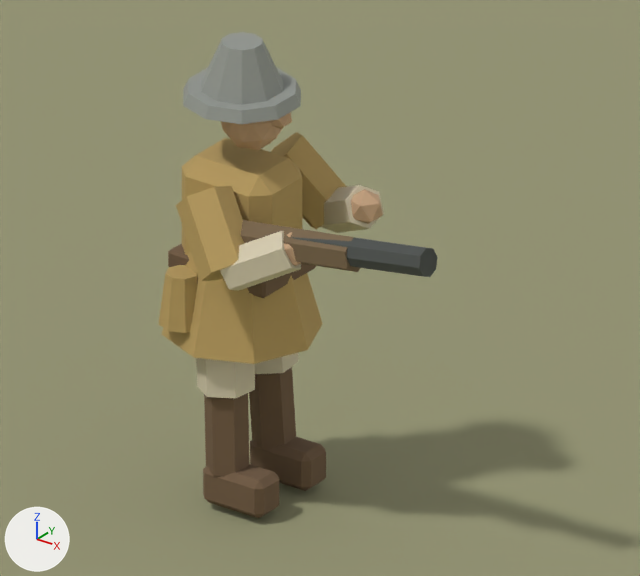
The Blender file tools/art/blender/source/infantry_handgun.blend as it was, and as the next commit left it.
Rendered twice from the file's camera 'Preview_camera'. Arrows for +X, +Y and +Z are at lower left; the lights stay in place. The picture after the commit comes second.

Objects in the first picture: 'Infantry_boot', 'Infantry_boot.001', 'Infantry_foot', 'Infantry_foot.001', 'Infantry_gun_barrel', 'Infantry_helmet', 'Infantry_helmet_brim', 'Infantry_skirt', 'Infantry_sleeve', 'Infantry_sleeve.001', 'Infantry_tunic', 'Preview_ground' and 11 more.
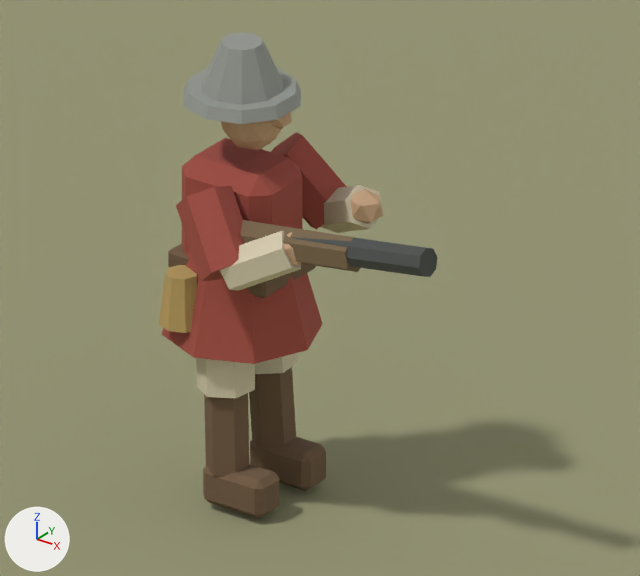
Boxes [x1, y1, x2, y2] around the edits, measured in the pictures (640 x 576 px):
'Infantry_skirt', recoloured (orange to red)
    both: [161, 252, 323, 364]
'Infantry_tunic', recoloured (orange to red)
    both: [182, 138, 302, 255]
'Infantry_sleeve', recoloured (orange to red)
    both: [176, 186, 245, 281]
'Infantry_sleeve.001', recoloured (orange to red)
    both: [271, 132, 347, 229]

The change in detail:
Material 'team_cloth' (mat_team_cloth) is new.
Its base color is (0.36, 0.075, 0.055) (red #a24d42).
Its roughness is 0.92.
me_cube_092 has 24 vertices, 26 faces and spans x -0.2..0.2, y -0.15..0.15, z -0.245..0.245.
me_cube_092 no longer uses material mat_ochre (orange #ba9e61).
me_cube_092 gains material mat_team_cloth (red #a24d42).
me_cone_126 has 16 vertices, 10 faces and spans x -0.29..0.29, y -0.29..0.29, z -0.165..0.165.
me_cone_126 no longer uses material mat_ochre (orange #ba9e61).
me_cone_126 gains material mat_team_cloth (red #a24d42).
me_cone_129 has 12 vertices, 8 faces and spans x -0.091..0.091, y -0.105..0.105, z -0.145..0.145.
me_cone_129 no longer uses material mat_ochre (orange #ba9e61).
me_cone_129 gains material mat_team_cloth (red #a24d42).
me_cone_133 has 12 vertices, 8 faces and spans x -0.091..0.091, y -0.105..0.105, z -0.145..0.145.
me_cone_133 no longer uses material mat_ochre (orange #ba9e61).
me_cone_133 gains material mat_team_cloth (red #a24d42).
